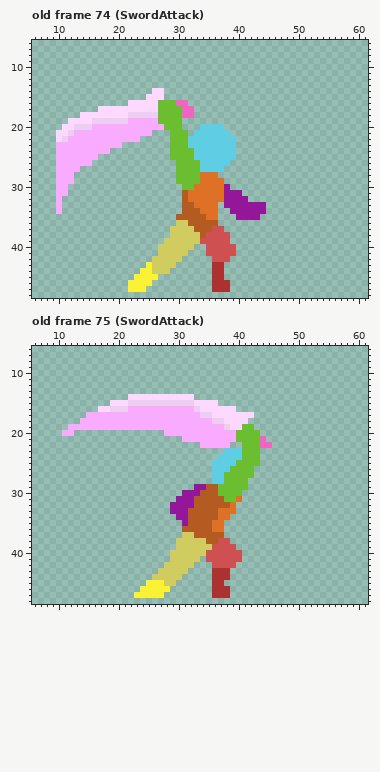
A pixel-art file gets an edit: characters/player/assets/CharacterAnimations.aseprite. The first picture shows the starting point.
64x64 pixels, 112 frames. Colours within 5 levels of each other are drawn and written as one. Shown: old frame 74 (SwordAttack): x 6..61, y 6..48; old frame 75 (SwordAttack): x 6..61, y 6..48. The commit also changed other frames, which this record leaves out.
New version:
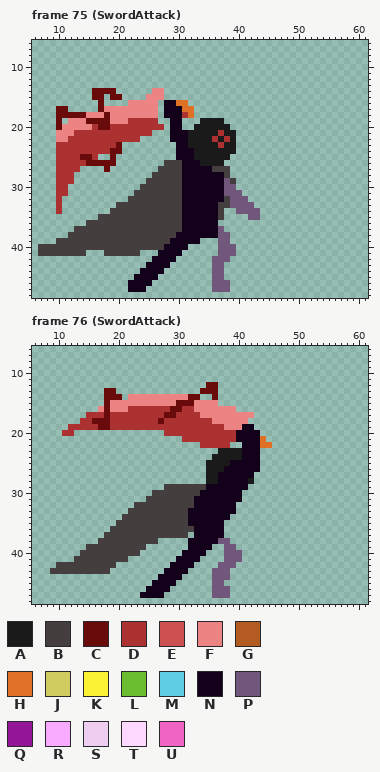
Palette (. is transparent): A #1a1a1a  B #443e3e  C #690b0b  D #ac3232  E #ce5050  F #ed8484  G #b35b20  H #df7126  J #d1cc60  K #fbf236  L #6abe30  M #5fcde4  N #13001a  P #71577b  Q #951799  R #f9abff  S #edcef0  T #fdd9ff  U #f065c4
From old to new:
frames 112 -> 114
layer "Layer 2" added
layer "Layer 3" added
layer "Layer 4" added
layer "Layer 5" added
layer "Layer 6" added
layer "Layer 7" added
layer "Layer 8" added
layer "Layer 9" added
Changed rows in their new state; - is an unchanged pixel.
Frame 75 (SwordAttack) against old frame 74 (SwordAttack):
first column x 7:
14 ---------CCCC------FF-----------------
15 ---------CC-CC----FFF-----------------
16 ----------C----FFFFF.NNHH-------------
17 ---CC-----CFFFFFFFFF.NNNHH------------
18 ---CCCCCFFFCFFFFFFFF.NNNDH------------
19 ---C-FFFCCCCFFFDDDDD..NN---AAAA-------
20 ---CFFFFFDCCDDDDDDDDD.NN--AAAAAA------
21 ---FFFDDDDDDDDDDDDD---NNNAAAAADAA-----
22 ---FFDDDDDDDDDDDD-----NNNAAAADADA-----
23 ---DDDDDDDDDDC--------.NNAAAAADAA-----
24 ---DDDDDDDDDCC--------.NNNAAAAAAA-----
25 ---DDDDCCD--C---------.NNNAAAAAA.-----
26 ---DDDDDCCCCC--------BBBNNNAAAA.------
27 ---DDDD----C--------BBBBNNNNNBBB------
28 ---DDD-------------BBBBBNNNNNNNB------
29 ---DDD------------BBBBBBNNNNNNNPB-----
30 ---DD------------BBBBBBBNNNNNNNPP-----
31 ---DD-----------BBBBBBBBNNNNNNNPPP----
32 ---D-----------BBBBBBBBBNNNNNNNBPPP---
33 ---D---------BBBBBBBBBBBNNNNNNBBPPPP..
34 ---D--------BBBBBBBBBBBBNNNNNNB-.PPPP.
35 ----------BBBBBBBBBBBBBBNNNNNNB--..PP-
36 --------BBBBBBBBBBBBBBBBNNNNNN--------
37 ------BBBBBBBBBBBBBBBBBBNNNNNNP-------
38 -----BBBBBBBBBBBBBBBBBBNNNNNNNPP------
39 ---BBBBBBBBBBBBBBBBBBBNNNNN...PP------
40 BBBBBBBBBBBBBBBBBBBBBNNNN.--..PPP-----
41 BBBBBBBB---BBBBBB---NNNN.---..PPP-----
42 -------------------NNNN.-----PPP------
43 ------------------NNNN.------PP-------
44 -----------------NNNN.-------PP-------
45 ----------------NNNN---------PP-------
46 ---------------NNNN----------PPP------
47 ---------------NNN-----------PPP------
Frame 76 (SwordAttack) against old frame 75 (SwordAttack):
first column x 9:
12 --------------------------CC---------
13 ---------CC--------------CCC---------
14 ---------CCC-FFFFFFFFFFCC--C---------
15 ---------CFFFFFFFFFFFCCCFFFF---------
16 --------FCFFFDDDDDDDCCDDFFFFFFF------
17 ------DDDCDDDDDDDDDCCDDDDFFFFFFFFF---
18 -----DDCCCDDDDDDDDCDDDDDDDDFFFFFF----
19 ---DDDDDCCDDDDDDDDDDDDDDDDDDDFFFNN---
20 --DD---------------DDDDDDDDDDDDNNNN--
21 ----------------------DDDDDDDDDNNNNH-
22 -------------------------DDDDD--NNNHH
23 ----------------------------AAAANNN--
24 ---------------------------AAAAANNN--
25 --------------------------AAAANNNNN--
26 --------------------------AAANNNNNN--
27 --------------------------AANNNNNN---
28 --------------------------AANNNNNA---
29 -------------------BBBBBBBNNNNNNN----
30 -----------------BBBBBBBBNNNNNNN-----
31 ----------------BBBBBBBBNNNNNNNN-----
32 --------------BBBBBBBBBBNNNNNNN------
33 -------------BBBBBBBBBBNNNNNNNN------
34 ------------BBBBBBBBBBBNNNNNNN-------
35 -----------BBBBBBBBBBBBNNNNNN--------
36 ----------BBBBBBBBBBBBBBNNNNN--------
37 ---------BBBBBBBBBBBBBB.NNNNN--------
38 --------BBBBBBBBBB---..NNNNNPP-------
39 ------BBBBBBBBBB-----..NNNN..PP------
40 -----BBBBBBBBBB-----..NNNN...PPP-----
41 ----BBBBBBBBB-------.NNNN-...PPP-----
42 -BBBBBBBBBB--------.NNNN---.PPP------
43 BBBBBBBBBB--------.NNNN----PPP-------
44 -----------------.NNNN-----PPP-------
45 ----------------.NNNN------PP--------
46 ---------------.NNNN-------PPP-------
47 --------------.NNNN--------PPP-------
Boxes around the changes in both pictures, in picture pixels (x1, y1, x2, y2):
changed: (38, 88, 266, 292)
changed: (50, 382, 272, 598)
